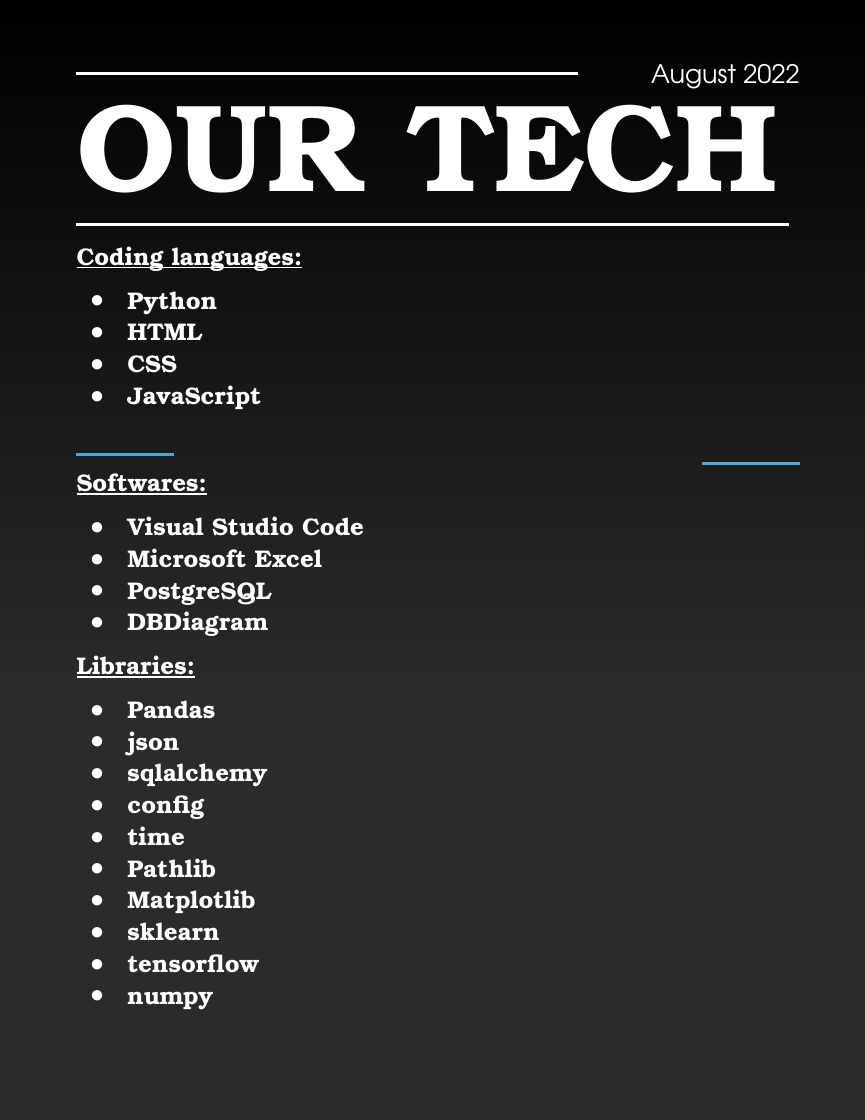
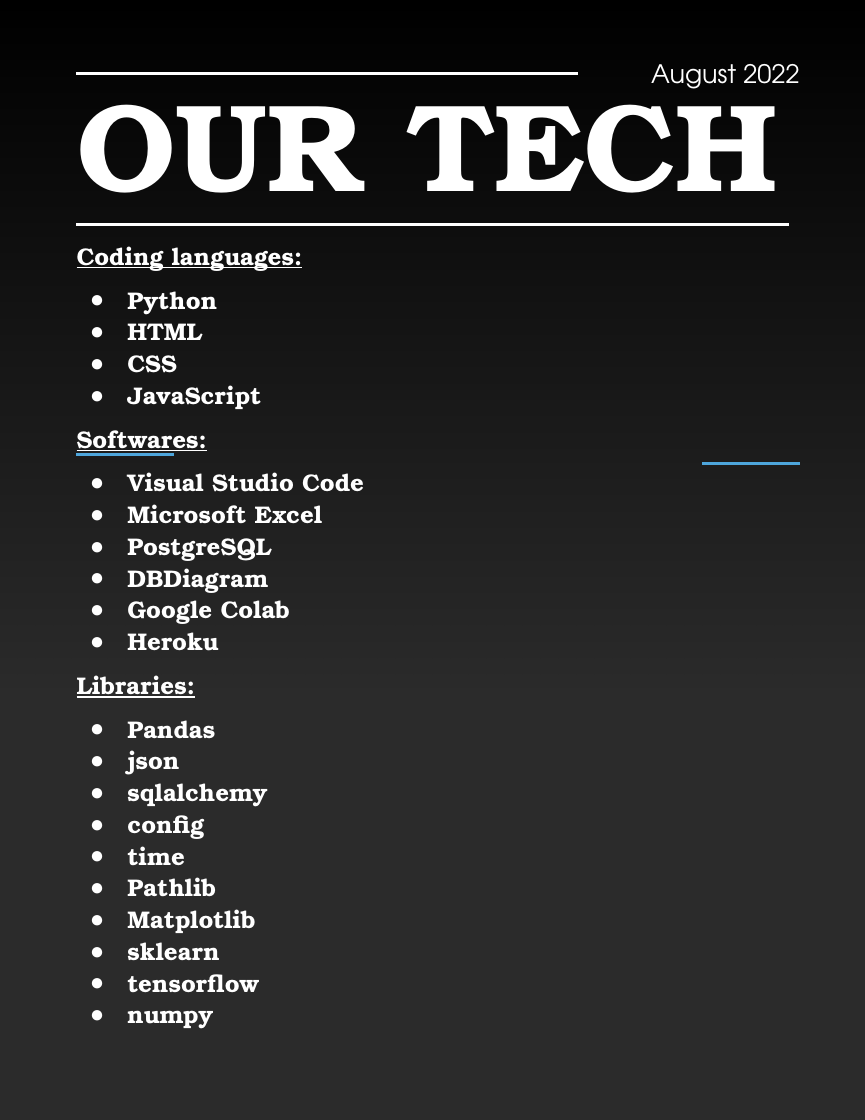
Before and after one commit to jgcarter421/Netflix, a slide deck: slide 6 of final_presentation.pptx. Drawn at 865x1120 pixels with LibreOffice and Linux fonts; fonts in the diff are those of the drawing; background and template pictures are left out; a plain dark background stands for a picture behind light text. Boxes give left, top, right and bottom in pixels: in the first picture for what was removed or moved away, otherwise in the second. Text is boxed around its words. In the diff, an @@ line names an element or a change of style, - is before the commit and + after.

Commit message:
updating notebook and final presentation

```diff
--- a/final_presentation.pptx
+++ b/final_presentation.pptx
@@ text at (x1=127, y1=600, x2=290, y2=651): paragraphs added @@
+● Google Colab
+● Heroku
```
Also in this commit, not shown: 7 other files.
